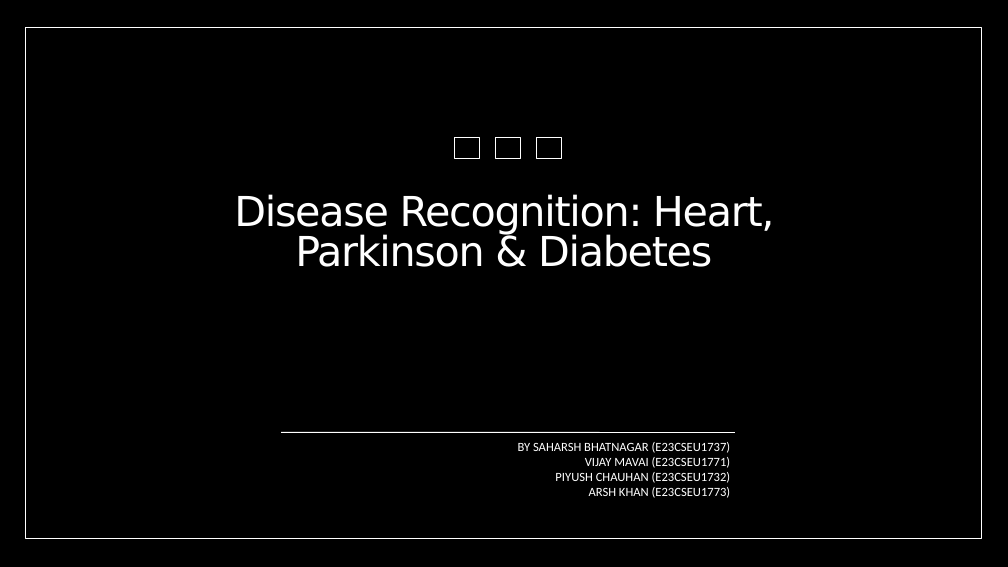
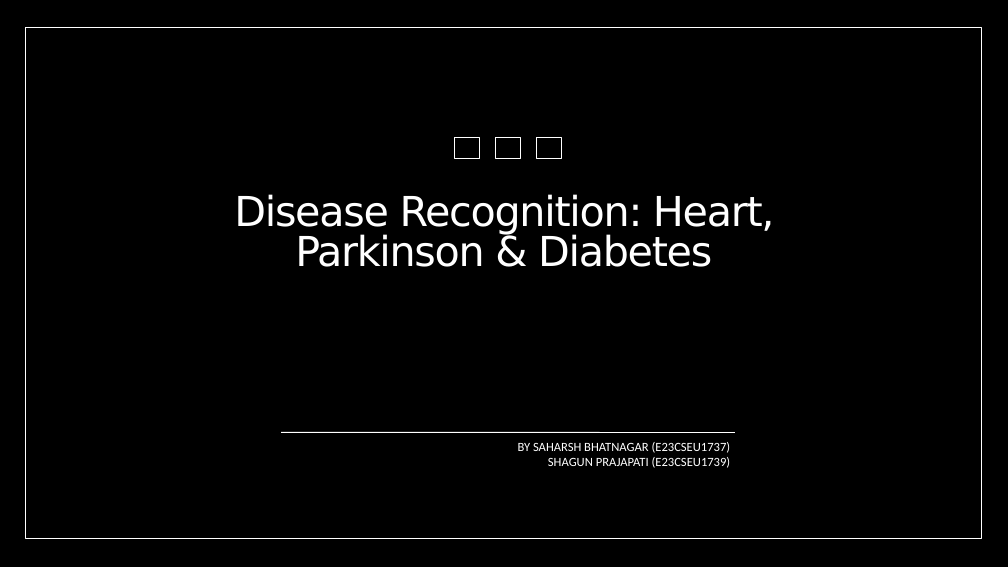
Before and after one commit to SaharshBhatnagar/Disease-Recognition, a slide deck: slide 1 of PPT/Disease Recognition Heart, Parkinson & Diabetes.pptx. Drawn at 1008x567 pixels with LibreOffice and Linux fonts; fonts in the diff are those of the drawing; background and template pictures are left out. Boxes give left, top, right and bottom in pixels: in the first picture for what was removed or moved away, otherwise in the second. Text is boxed around its words. In the diff, an @@ line names an element or a change of style, - is before the commit and + after.

```diff
--- a/PPT/Disease Recognition Heart, Parkinson & Diabetes.pptx
+++ b/PPT/Disease Recognition Heart, Parkinson & Diabetes.pptx
@@ text at (x1=548, y1=457, x2=731, y2=468): text changed @@
-VIJAY MAVAI (E23CSEU1771)
-PIYUSH CHAUHAN (E23CSEU1732)
-ARSH KHAN (E23CSEU1773)
+SHAGUN PRAJAPATI (E23CSEU1739)
```
Also in this commit, not shown: 4 other slides changed.
